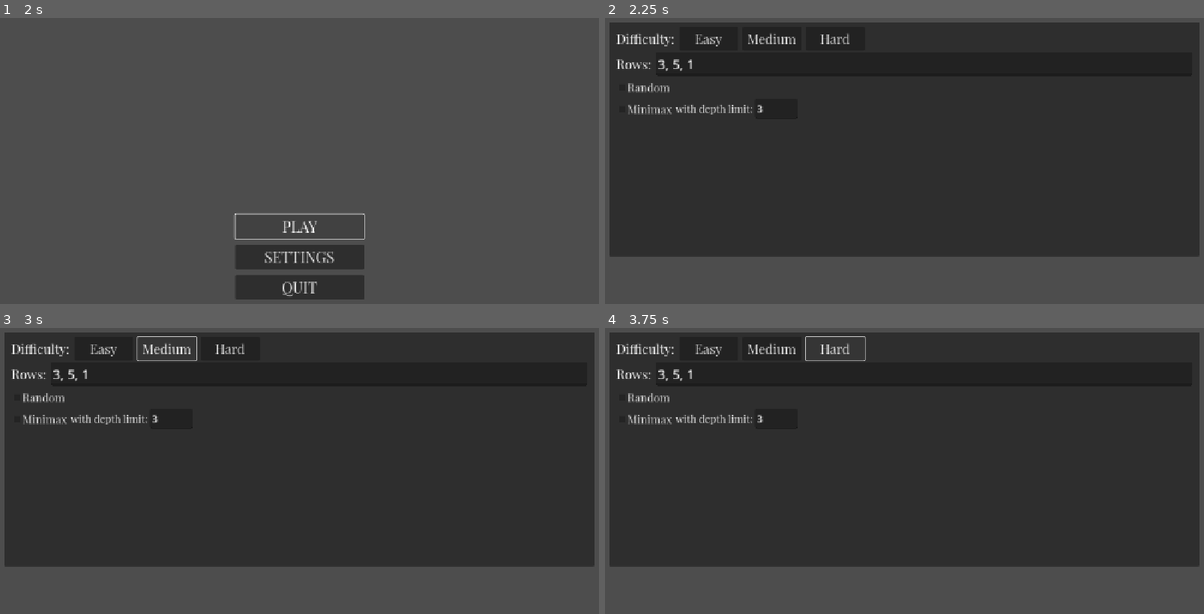
Above: before the commit, frames 1-4 (two rows, left to right).
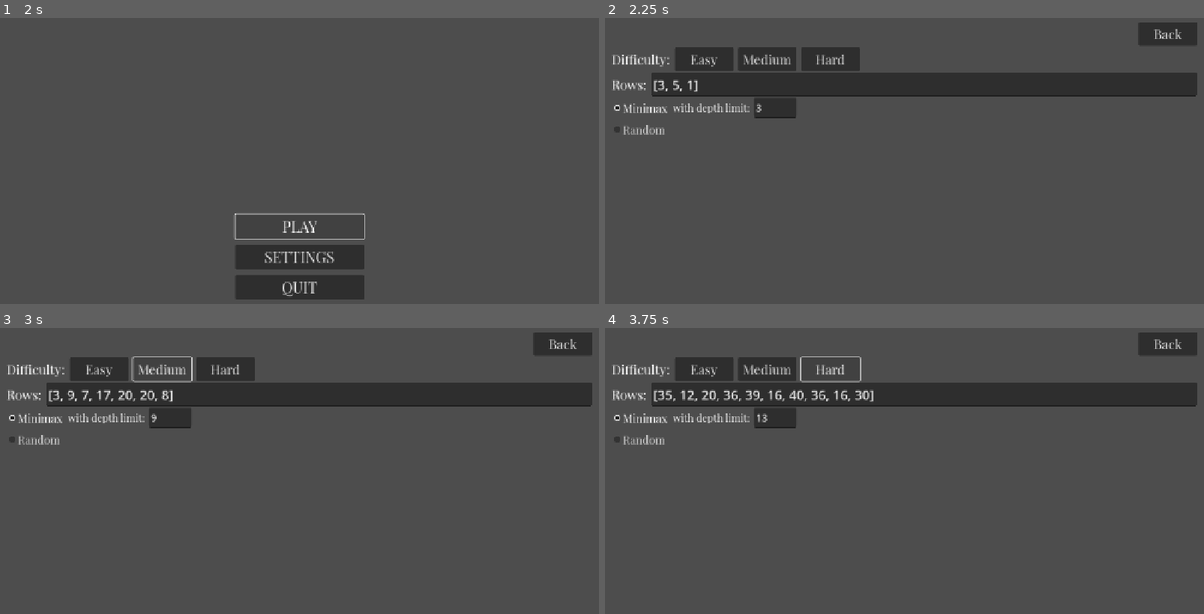
Above: after the commit, the same moments.

Repository: alex-bo7/ashes_of_nim_481
Game: Godot game, scene res://MainMenu/main_menu.tscn
Same seed, same stepped clock (60 frames per second), same inputs: the game is played once before the commit and once after it. Before the commit the project starts from res://MainMenu/MainMenu.tscn.
Inputs:
- Up to frame 1 (2 s): click "PLAY" at 0.5 s; click "PLAY" at 1.25 s
- Up to frame 2 (2.25 s): click "SETTINGS" at 2 s
- Up to frame 3 (3 s): click "Medium" at 2.75 s
- Up to frame 4 (3.75 s): click "Hard" at 3.5 s

Frame 1 is identical in both runs. In frame 2, 69% of the frame differs, in the area x 0-100%, y 1-84%; in frame 3, 70%; in frame 4, 70%.

Commit message:
Added functionality to settings buttons

Diff:
--- a/MainMenu/MainMenu.tscn
+++ /dev/null
@@ -1,52 +0,0 @@
-[gd_scene load_steps=3 format=3 uid="uid://cd0vnqaxf4i6m"]
-
-[ext_resource type="Script" uid="uid://cmfdm0oyr2l51" path="res://MainMenu/main_menu.gd" id="1_cruaa"]
-[ext_resource type="FontFile" uid="uid://dsg2m1876ur6s" path="res://Extras/PlayfairDisplay-VariableFont_wght.ttf" id="2_b76km"]
-
-[node name="MainMenu" type="Control"]
-layout_mode = 3
-anchors_preset = 15
-anchor_right = 1.0
-anchor_bottom = 1.0
-grow_horizontal = 2
-grow_vertical = 2
-script = ExtResource("1_cruaa")
-
-[node name="VBoxContainer" type="VBoxContainer" parent="."]
-layout_mode = 1
-anchors_preset = 7
-anchor_left = 0.5
-anchor_top = 1.0
-anchor_right = 0.5
-anchor_bottom = 1.0
-offset_left = -137.5
-offset_top = -300.0
-offset_right = 137.5
-grow_horizontal = 2
-grow_vertical = 0
-theme_override_constants/separation = 12
-
-[node name="PlayBtn" type="Button" parent="VBoxContainer"]
-custom_minimum_size = Vector2(0, 50)
-layout_mode = 2
-theme_override_fonts/font = ExtResource("2_b76km")
-theme_override_font_sizes/font_size = 32
-text = "PLAY"
-
-[node name="SettingsBtn" type="Button" parent="VBoxContainer"]
-custom_minimum_size = Vector2(0, 50)
-layout_mode = 2
-theme_override_fonts/font = ExtResource("2_b76km")
-theme_override_font_sizes/font_size = 32
-text = "SETTINGS"
-
-[node name="QuitBtn" type="Button" parent="VBoxContainer"]
-custom_minimum_size = Vector2(0, 50)
-layout_mode = 2
-theme_override_fonts/font = ExtResource("2_b76km")
-theme_override_font_sizes/font_size = 32
-text = "QUIT"
-
-[connection signal="pressed" from="VBoxContainer/PlayBtn" to="." method="_on_play_btn_pressed"]
-[connection signal="pressed" from="VBoxContainer/SettingsBtn" to="." method="_on_settings_btn_pressed"]
-[connection signal="pressed" from="VBoxContainer/QuitBtn" to="." method="_on_quit_btn_pressed"]
--- /dev/null
+++ b/MainMenu/main_menu.tscn
@@ -0,0 +1,52 @@
+[gd_scene load_steps=3 format=3 uid="uid://cd0vnqaxf4i6m"]
+
+[ext_resource type="Script" uid="uid://cmfdm0oyr2l51" path="res://MainMenu/main_menu.gd" id="1_3w4mj"]
+[ext_resource type="FontFile" uid="uid://dsg2m1876ur6s" path="res://Extras/PlayfairDisplay-VariableFont_wght.ttf" id="2_5de1l"]
+
+[node name="main_menu" type="Control"]
+layout_mode = 3
+anchors_preset = 15
+anchor_right = 1.0
+anchor_bottom = 1.0
+grow_horizontal = 2
+grow_vertical = 2
+script = ExtResource("1_3w4mj")
+
+[node name="VBoxContainer" type="VBoxContainer" parent="."]
+layout_mode = 1
+anchors_preset = 7
+anchor_left = 0.5
+anchor_top = 1.0
+anchor_right = 0.5
+anchor_bottom = 1.0
+offset_left = -137.5
+offset_top = -300.0
+offset_right = 137.5
+grow_horizontal = 2
+grow_vertical = 0
+theme_override_constants/separation = 12
+
+[node name="play_btn" type="Button" parent="VBoxContainer"]
+custom_minimum_size = Vector2(0, 50)
+layout_mode = 2
+theme_override_fonts/font = ExtResource("2_5de1l")
+theme_override_font_sizes/font_size = 32
+text = "PLAY"
+
+[node name="settings_btn" type="Button" parent="VBoxContainer"]
+custom_minimum_size = Vector2(0, 50)
+layout_mode = 2
+theme_override_fonts/font = ExtResource("2_5de1l")
+theme_override_font_sizes/font_size = 32
+text = "SETTINGS"
+
+[node name="quit_btn" type="Button" parent="VBoxContainer"]
+custom_minimum_size = Vector2(0, 50)
+layout_mode = 2
+theme_override_fonts/font = ExtResource("2_5de1l")
+theme_override_font_sizes/font_size = 32
+text = "QUIT"
+
+[connection signal="pressed" from="VBoxContainer/play_btn" to="." method="_on_play_btn_pressed"]
+[connection signal="pressed" from="VBoxContainer/settings_btn" to="." method="_on_settings_btn_pressed"]
+[connection signal="pressed" from="VBoxContainer/quit_btn" to="." method="_on_quit_btn_pressed"]
--- /dev/null
+++ b/Settings/settings.gd
@@ -0,0 +1,104 @@
+extends Control
+
+@export var rows: LineEdit
+@export var depth_limit: LineEdit
+
+const MIN_DEPTH = 3
+const MAX_DEPTH = 20
+
+const EASY: String = 'easy'
+const MEDIUM: String = 'medium'
+const HARD: String = 'hard'
+
+const DIFFICULTY_VALUES: Dictionary = {
+	EASY: {"min_rows": 3, "max_rows": 5, "min_val": 1, "max_val": 10},
+	MEDIUM: {"min_rows": 4, "max_rows": 7, "min_val": 3, "max_val": 20},
+	HARD: {"min_rows": 6, "max_rows": 10, "min_val": 5, "max_val": 40},
+}
+
+# ---------- Godot ----------
+func _ready() -> void:
+	randomize() # seed is randomized every time scene is loaded
+	# TODO: load values from singleton (.button_pressed = bool)
+
+#region Helper
+func generate_array(arr_length:int, min_val:int, max_val:int) -> Array:
+	var arr_result: Array = []
+	for i in range(arr_length):
+		var random_int: int = randi_range(min_val, max_val)
+		arr_result.append(random_int)
+	return arr_result
+
+
+func generate_rows(min_size:int, max_size:int, min_value:int, max_value:int) -> Array:
+	# generate random array size
+	var arr_size: int = randi_range(min_size, max_size)
+	# fill array with random numbers
+	var arr: Array = generate_array(arr_size, min_value, max_value)
+	# debug
+	print_debug('Array: ', arr)
+	return arr
+
+
+func calculate_depth_limit(arr: Array, difficulty: String) -> int:
+	# count total matches in all of the rows
+	var total: int = 0
+	for row in arr:
+		total += row
+
+	'''
+		Depth limit formula by ChatGPT
+
+		Base depth using log₂(n)
+		How many times you can divide a number in half until you get to 1
+	'''
+	var base_depth: float = log(total + 1) / log(2)
+
+	# Apply difficulty-based buffer
+	var buffer: float = 0.0
+	if difficulty == EASY:
+		buffer = 1.0
+	elif difficulty == MEDIUM:
+		buffer = 3.0
+	else:
+		buffer = 5.0
+	var depth: int = int(base_depth + buffer)
+
+	# Clamp to prevent overload / make sure number is not too small or too big
+	var depth_limit_result: int = clamp(depth, MIN_DEPTH, MAX_DEPTH)
+	print_debug('Depth limit: ', depth_limit_result)
+	return depth_limit_result
+
+
+func handle_difficulty(difficulty: String) -> void:
+	var values = DIFFICULTY_VALUES[difficulty]
+
+	var arr: Array = generate_rows(
+		values['min_rows'],
+		values['max_rows'],
+		values['min_val'],
+		values['max_val']
+	)
+	rows.text = str(arr)
+
+	var limit: int = calculate_depth_limit(arr, difficulty)
+	depth_limit.text = str(limit)
+#endregion
+
+
+#region Godot:Button Signals
+func _on_back_btn_pressed() -> void:
+	get_tree().change_scene_to_file("res://MainMenu/main_menu.tscn")
+
+
+func _on_easy_btn_pressed() -> void:
+	handle_difficulty(EASY)
+
+
+func _on_medium_btn_pressed() -> void:
+	handle_difficulty(MEDIUM)
+
+
+func _on_hard_btn_pressed() -> void:
+	handle_difficulty(HARD)
+#endregion
--- a/Settings/settings.tscn
+++ b/Settings/settings.tscn
@@ -1,34 +1,22 @@
-[gd_scene load_steps=2 format=3 uid="uid://bmk6xrh7sdoxg"]
+[gd_scene load_steps=4 format=3 uid="uid://bmk6xrh7sdoxg"]
 
 [ext_resource type="FontFile" uid="uid://dsg2m1876ur6s" path="res://Extras/PlayfairDisplay-VariableFont_wght.ttf" id="1_cdu2u"]
+[ext_resource type="Script" uid="uid://cffngllncsuco" path="res://Settings/settings.gd" id="1_qeycx"]
 
-[node name="Settings" type="Control"]
+[sub_resource type="ButtonGroup" id="ButtonGroup_cdu2u"]
+
+[node name="settings" type="Control" node_paths=PackedStringArray("rows", "depth_limit")]
 layout_mode = 3
 anchors_preset = 15
 anchor_right = 1.0
 anchor_bottom = 1.0
 grow_horizontal = 2
 grow_vertical = 2
+script = ExtResource("1_qeycx")
+rows = NodePath("MarginContainer/VBoxContainer/rows/rows_input")
+depth_limit = NodePath("MarginContainer/VBoxContainer/HBoxContainer/limit_input")
 
 [node name="MarginContainer" type="MarginContainer" parent="."]
-layout_mode = 1
-anchors_preset = 15
-anchor_right = 1.0
-anchor_bottom = 1.0
-grow_horizontal = 2
-grow_vertical = 2
-theme_override_constants/margin_left = 10
-theme_override_constants/margin_top = 10
-theme_override_constants/margin_right = 10
-
-[node name="VBoxContainer" type="VBoxContainer" parent="MarginContainer"]
-layout_mode = 2
-
-[node name="Panel" type="Panel" parent="MarginContainer/VBoxContainer"]
-custom_minimum_size = Vector2(0, 500)
-layout_mode = 2
-
-[node name="MarginContainer" type="MarginContainer" parent="MarginContainer/VBoxContainer/Panel"]
 layout_mode = 1
 anchors_preset = 15
 anchor_right = 1.0
@@ -39,14 +27,22 @@
 theme_override_constants/margin_top = 10
 theme_override_constants/margin_right = 15
 
-[node name="VBoxContainer" type="VBoxContainer" parent="MarginContainer/VBoxContainer/Panel/MarginContainer"]
+[node name="VBoxContainer" type="VBoxContainer" parent="MarginContainer"]
 layout_mode = 2
 
-[node name="difficulties" type="HBoxContainer" parent="MarginContainer/VBoxContainer/Panel/MarginContainer/VBoxContainer"]
+[node name="back_btn" type="Button" parent="MarginContainer/VBoxContainer"]
+custom_minimum_size = Vector2(125, 50)
+layout_mode = 2
+size_flags_horizontal = 8
+theme_override_fonts/font = ExtResource("1_cdu2u")
+theme_override_font_sizes/font_size = 28
+text = "Back"
+
+[node name="difficulties" type="HBoxContainer" parent="MarginContainer/VBoxContainer"]
 layout_mode = 2
 theme_override_constants/separation = 10
 
-[node name="Label" type="Label" parent="MarginContainer/VBoxContainer/Panel/MarginContainer/VBoxContainer/difficulties"]
+[node name="Label" type="Label" parent="MarginContainer/VBoxContainer/difficulties"]
 custom_minimum_size = Vector2(0, 50)
 layout_mode = 2
 theme_override_fonts/font = ExtResource("1_cdu2u")
@@ -54,7 +50,7 @@
 text = "Difficulty:"
 vertical_alignment = 1
 
-[node name="easy_btn" type="Button" parent="MarginContainer/VBoxContainer/Panel/MarginContainer/VBoxContainer/difficulties"]
+[node name="easy_btn" type="Button" parent="MarginContainer/VBoxContainer/difficulties"]
 custom_minimum_size = Vector2(125, 50)
 layout_mode = 2
 size_flags_horizontal = 0
@@ -62,7 +58,7 @@
 theme_override_font_sizes/font_size = 28
 text = "Easy"
 
-[node name="medium_btn" type="Button" parent="MarginContainer/VBoxContainer/Panel/MarginContainer/VBoxContainer/difficulties"]
+[node name="medium_btn" type="Button" parent="MarginContainer/VBoxContainer/difficulties"]
 custom_minimum_size = Vector2(125, 50)
 layout_mode = 2
 size_flags_horizontal = 0
@@ -70,7 +66,7 @@
 theme_override_font_sizes/font_size = 28
 text = "Medium"
 
-[node name="hard_btn" type="Button" parent="MarginContainer/VBoxContainer/Panel/MarginContainer/VBoxContainer/difficulties"]
+[node name="hard_btn" type="Button" parent="MarginContainer/VBoxContainer/difficulties"]
 custom_minimum_size = Vector2(125, 50)
 layout_mode = 2
 size_flags_horizontal = 0
@@ -78,11 +74,11 @@
 theme_override_font_sizes/font_size = 28
 text = "Hard"
 
-[node name="rows" type="HBoxContainer" parent="MarginContainer/VBoxContainer/Panel/MarginContainer/VBoxContainer"]
+[node name="rows" type="HBoxContainer" parent="MarginContainer/VBoxContainer"]
 layout_mode = 2
 theme_override_constants/separation = 10
 
-[node name="Label2" type="Label" parent="MarginContainer/VBoxContainer/Panel/MarginContainer/VBoxContainer/rows"]
+[node name="Label2" type="Label" parent="MarginContainer/VBoxContainer/rows"]
 custom_minimum_size = Vector2(0, 50)
 layout_mode = 2
 theme_override_fonts/font = ExtResource("1_cdu2u")
@@ -90,34 +86,43 @@
 text = "Rows:"
 vertical_alignment = 1
 
-[node name="LineEdit" type="LineEdit" parent="MarginContainer/VBoxContainer/Panel/MarginContainer/VBoxContainer/rows"]
+[node name="rows_input" type="LineEdit" parent="MarginContainer/VBoxContainer/rows"]
 layout_mode = 2
 size_flags_horizontal = 3
 theme_override_font_sizes/font_size = 28
-text = "3, 5, 1"
+text = "[3, 5, 1]"
 
-[node name="CheckBox" type="CheckBox" parent="MarginContainer/VBoxContainer/Panel/MarginContainer/VBoxContainer"]
+[node name="HBoxContainer" type="HBoxContainer" parent="MarginContainer/VBoxContainer"]
+layout_mode = 2
+theme_override_constants/separation = 8
+
+[node name="minimax_select" type="CheckBox" parent="MarginContainer/VBoxContainer/HBoxContainer"]
 layout_mode = 2
 theme_override_fonts/font = ExtResource("1_cdu2u")
 theme_override_font_sizes/font_size = 24
-text = "Random"
-
-[node name="HBoxContainer" type="HBoxContainer" parent="MarginContainer/VBoxContainer/Panel/MarginContainer/VBoxContainer"]
-layout_mode = 2
-
-[node name="CheckBox2" type="CheckBox" parent="MarginContainer/VBoxContainer/Panel/MarginContainer/VBoxContainer/HBoxContainer"]
-layout_mode = 2
-theme_override_fonts/font = ExtResource("1_cdu2u")
-theme_override_font_sizes/font_size = 24
+button_pressed = true
+button_group = SubResource("ButtonGroup_cdu2u")
 text = "Minimax"
 
-[node name="Label" type="Label" parent="MarginContainer/VBoxContainer/Panel/MarginContainer/VBoxContainer/HBoxContainer"]
+[node name="Label" type="Label" parent="MarginContainer/VBoxContainer/HBoxContainer"]
 layout_mode = 2
 theme_override_fonts/font = ExtResource("1_cdu2u")
 theme_override_font_sizes/font_size = 22
 text = "with depth limit:"
 
-[node name="LineEdit" type="LineEdit" parent="MarginContainer/VBoxContainer/Panel/MarginContainer/VBoxContainer/HBoxContainer"]
+[node name="limit_input" type="LineEdit" parent="MarginContainer/VBoxContainer/HBoxContainer"]
 layout_mode = 2
 theme_override_font_sizes/font_size = 22
 text = "3"
+
+[node name="random_select" type="CheckBox" parent="MarginContainer/VBoxContainer"]
+layout_mode = 2
+theme_override_fonts/font = ExtResource("1_cdu2u")
+theme_override_font_sizes/font_size = 24
+button_group = SubResource("ButtonGroup_cdu2u")
+text = "Random"
+
+[connection signal="pressed" from="MarginContainer/VBoxContainer/back_btn" to="." method="_on_back_btn_pressed"]
+[connection signal="pressed" from="MarginContainer/VBoxContainer/difficulties/easy_btn" to="." method="_on_easy_btn_pressed"]
+[connection signal="pressed" from="MarginContainer/VBoxContainer/difficulties/medium_btn" to="." method="_on_medium_btn_pressed"]
+[connection signal="pressed" from="MarginContainer/VBoxContainer/difficulties/hard_btn" to="." method="_on_hard_btn_pressed"]
--- a/project.godot
+++ b/project.godot
@@ -10,7 +10,7 @@
 
 [application]
 
-config/name="New Game Project"
+config/name="Game of Nim"
 run/main_scene="uid://cd0vnqaxf4i6m"
 config/features=PackedStringArray("4.4", "GL Compatibility")
 config/icon="res://icon.svg"
Not shown, added: Settings/settings.gd.uid
